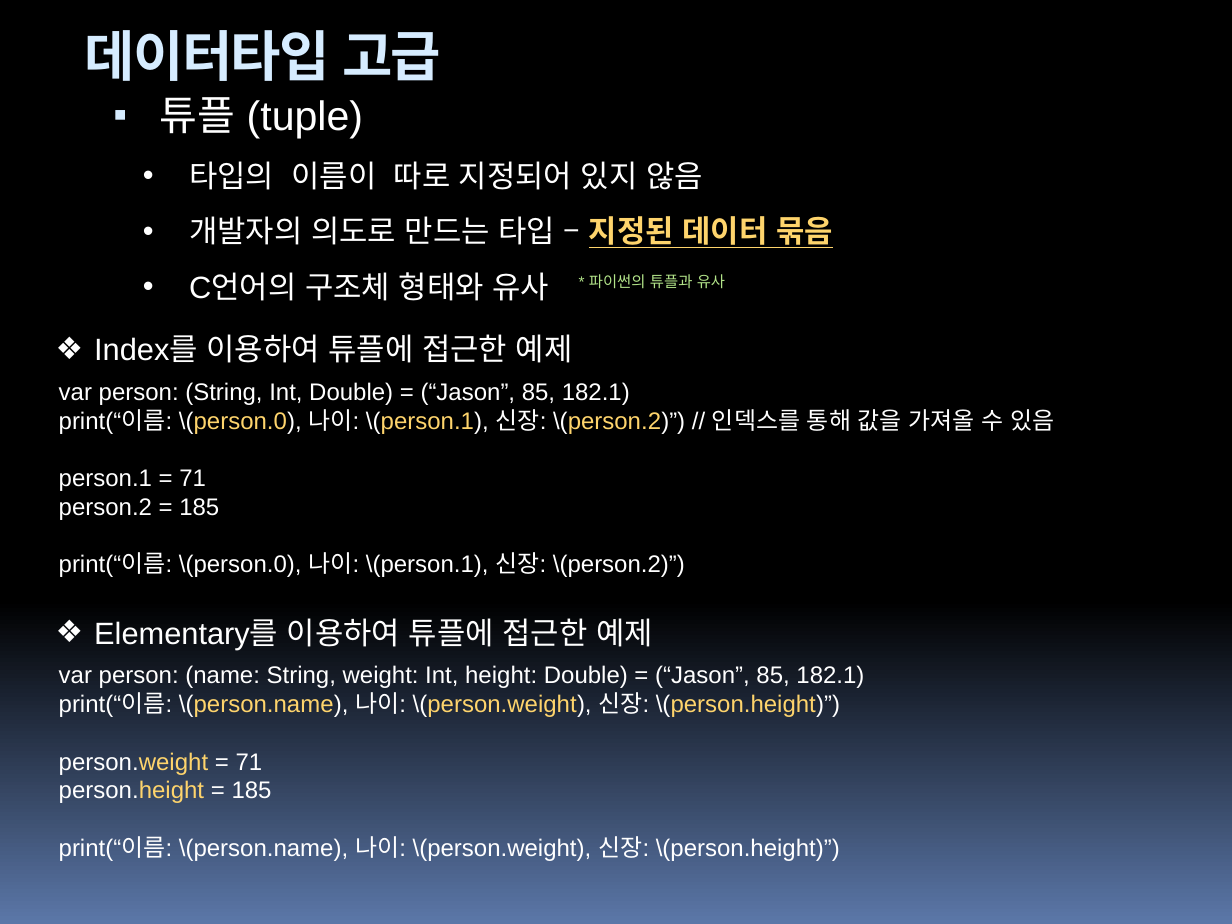
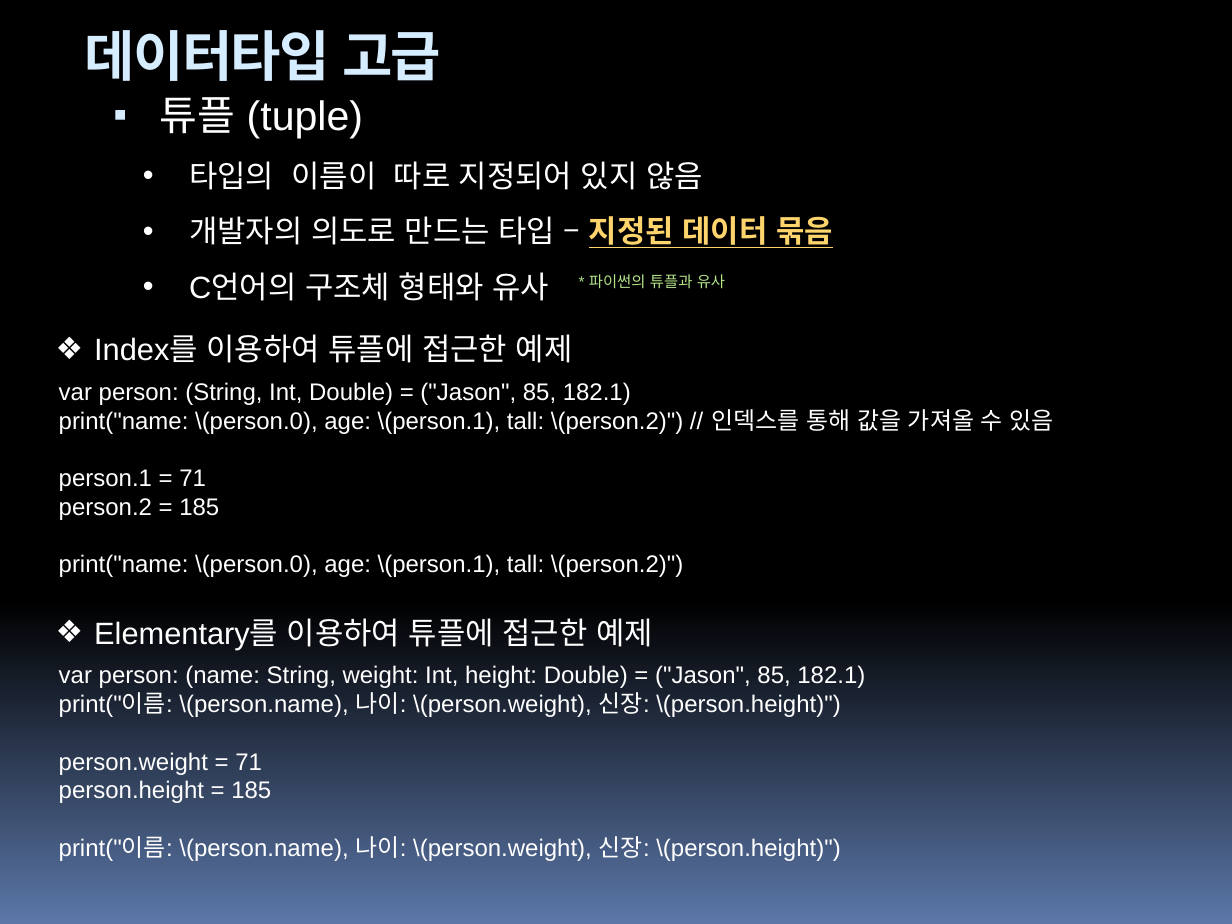
Before and after one commit to hounga13/helloSwift, a slide deck: slide 44 of Swift세미나자료.pptx. Drawn at 1232x924 pixels with LibreOffice and Linux fonts; fonts in the diff are those of the drawing. Boxes give left, top, right and bottom in pixels: in the first picture for what was removed or moved away, otherwise in the second. Text is boxed around its words. In the diff, an @@ line names an element or a change of style, - is before the commit and + after.

```diff
--- a/Swift세미나자료.pptx
+++ b/Swift세미나자료.pptx
@@ text at [59,382,1054,434]: text changed @@
-var person: (String, Int, Double) = (“Jason”, 85, 182.1)
-print(“이름: \(person.0), 나이: \(person.1), 신장: \(person.2)”) // 인덱스를 통해 값을 가져올 수 있음
+var person: (String, Int, Double) = ("Jason", 85, 182.1)
+print("name: \(person.0), age: \(person.1), tall: \(person.2)") // 인덱스를 통해 값을 가져올 수 있음
@@ text at [59,554,683,577]: text changed @@
-print(“이름: \(person.0), 나이: \(person.1), 신장: \(person.2)”)
+print("name: \(person.0), age: \(person.1), tall: \(person.2)")
@@ text at [59,665,865,717]: text changed @@
-var person: (name: String, weight: Int, height: Double) = (“Jason”, 85, 182.1)
-print(“이름: \(person.name), 나이: \(person.weight), 신장: \(person.height)”)
+var person: (name: String, weight: Int, height: Double) = ("Jason", 85, 182.1)
+print("이름: \(person.name), 나이: \(person.weight), 신장: \(person.height)")
@@ text at [59,752,271,803]: text colour #FED46C to #FFFFFF in "person.weight", "person.height" @@
@@ text at [59,836,840,861]: text changed @@
-print(“이름: \(person.name), 나이: \(person.weight), 신장: \(person.height)”)
+print("이름: \(person.name), 나이: \(person.weight), 신장: \(person.height)")
```
Also in this commit, not shown: 22 other slides changed, 7 slides added.
